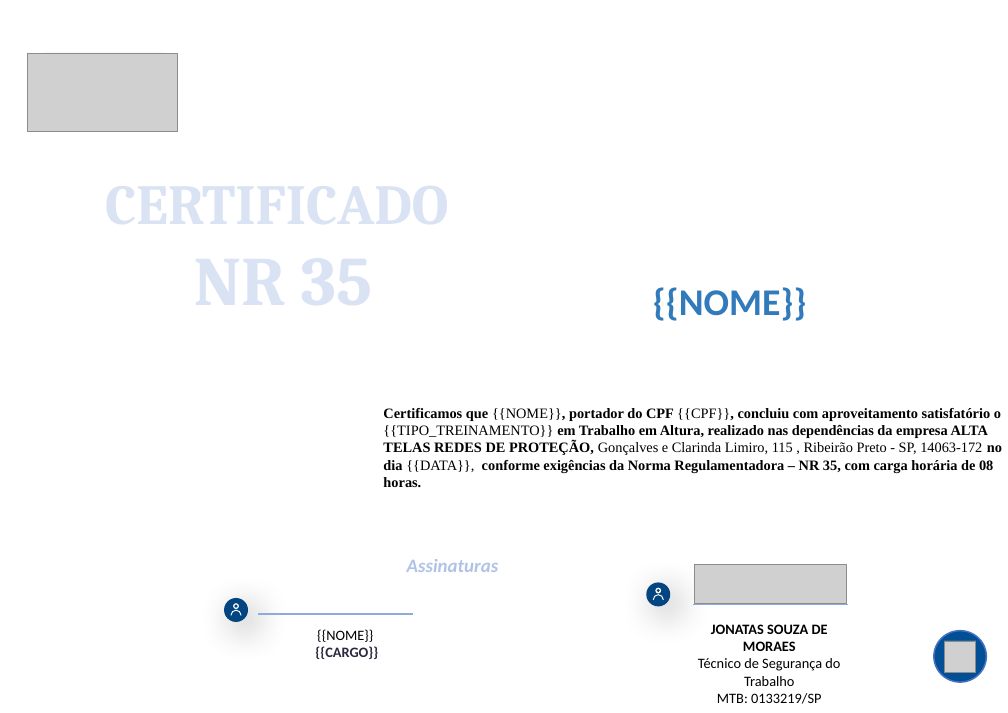
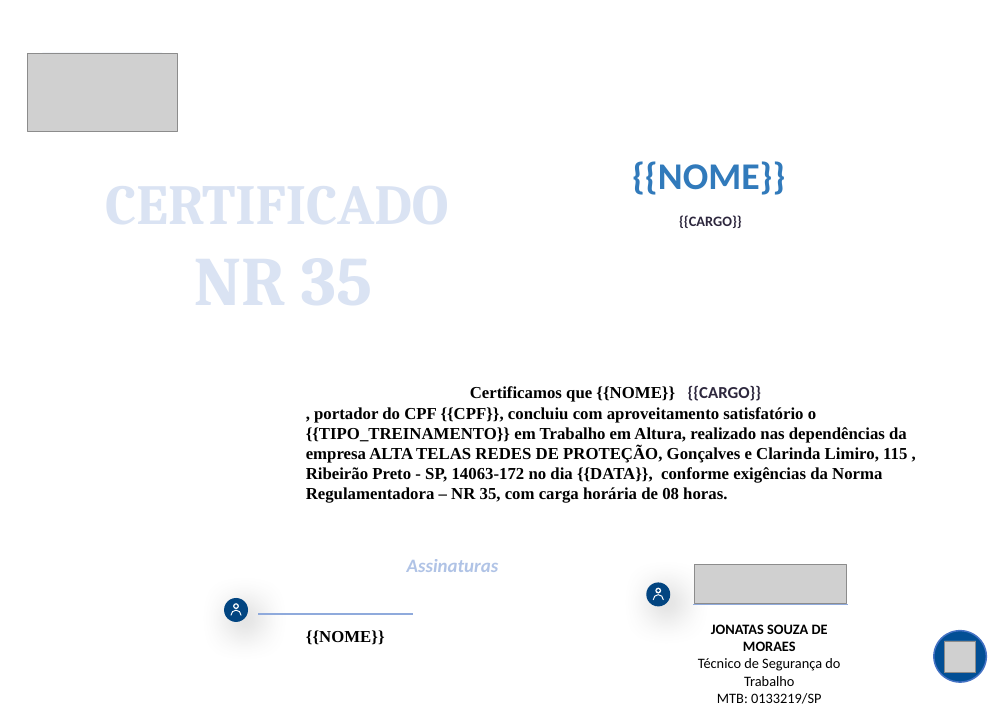
Before and after one commit to LevitaSofia/appcertificadosnrs, a slide deck: slide 1 of modelos_nr/NR35_modelo.pptx. Drawn at 1008x713 pixels with LibreOffice and Linux fonts; fonts in the diff are those of the drawing; grey boxes stand for pictures; background and template pictures are left out. Boxes give left, top, right and bottom in pixels: in the first picture for what was removed or moved away, otherwise in the second. Text is boxed around its words. In the diff, an @@ line names an element or a change of style, - is before the commit and + after.

Commit message:
feat: Refatora estrutura de treinamentos e certificados
- Reestrutura a Central de Treinamentos para agrupar por NR.
- Corrige a exibição de datas e a passagem de variáveis para JavaScript nos templates.
- Adiciona script para atualização em lote de funcionários.
- Melhora a geração de certificados, com correções de bugs e preparação para download em lote.

```diff
--- a/modelos_nr/NR35_modelo.pptx
+++ b/modelos_nr/NR35_modelo.pptx
@@ text "{{NOME}}": place and size @@
-text "{{NOME}}" at [653, 287, 807, 321]
+text "{{NOME}}" at [632, 161, 786, 195]
@@ text added at [679, 215, 742, 228], 12 pt, text #2D273D, bold @@
+{{CARGO}}
@@ text at [306, 385, 907, 503]: text changed; size 12 to 14 pt @@
-Certificamos que {{NOME}}, portador do CPF {{CPF}}, concluiu com aproveitamento satisfatório o {{TIPO_TREINAMENTO}} em Trabalho em Altura, realizado nas dependências da empresa ALTA TELAS REDES DE PROTEÇÃO, Gonçalves e Clarinda Limiro, 115 , Ribeirão Preto - SP, 14063-172 no dia {{DATA}}, conforme exigências da Norma Regulamentadora – NR 35, com carga horária de 08 horas.
+Certificamos que {{NOME}} {{CARGO}}
+, portador do CPF {{CPF}}, concluiu com aproveitamento satisfatório o {{TIPO_TREINAMENTO}} em Trabalho em Altura, realizado nas dependências da empresa ALTA TELAS REDES DE PROTEÇÃO, Gonçalves e Clarinda Limiro, 115 , Ribeirão Preto - SP, 14063-172 no dia {{DATA}}, conforme exigências da Norma Regulamentadora – NR 35, com carga horária de 08 horas.
@@ text "{{NOME}}" at [306, 630, 385, 645]: size 12 to 14 pt, font Calibri to Times New Roman, bold on @@
@@ text at [315, 646, 378, 659]: paragraph removed @@
-{{CARGO}}
```
Also in this commit, not shown: 28 other files.
